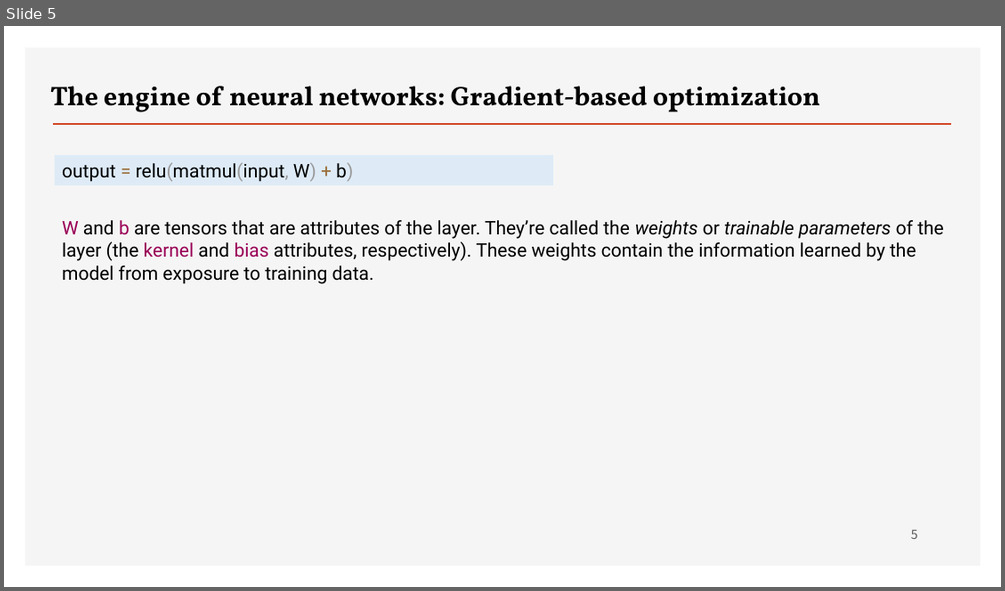
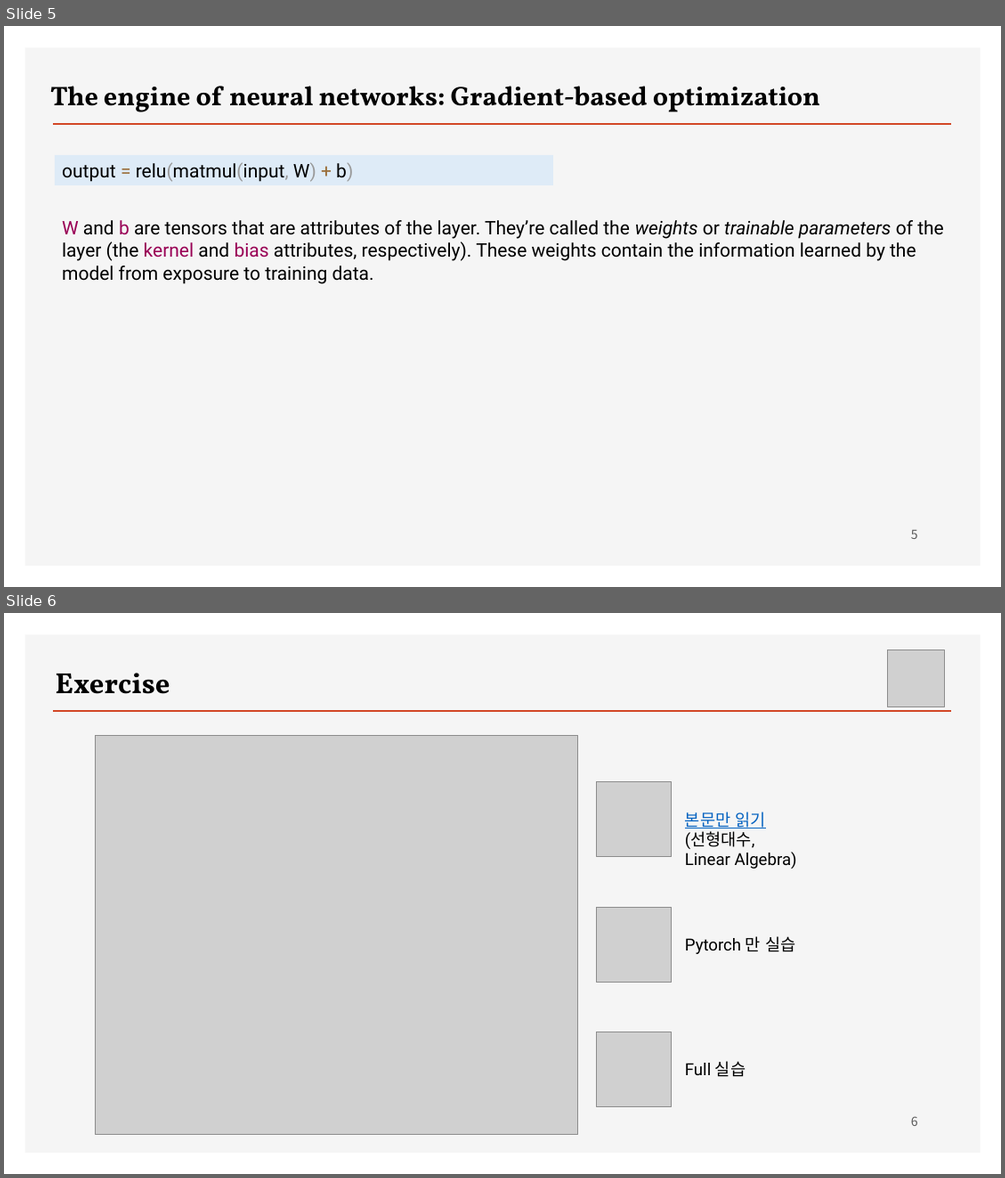
Before and after one commit to ancestor9/2026_Fall_Deep-Learning-with-Python, a slide deck: Chapter 02 The mathematical building blocks of neural networks.pptx. Shown one above the other, each under a label of ours: slide 5 before the commit, slides 5 and 6 after it. The pictures are 1005x591 and 1005x1178 pixels, drawn with LibreOffice and Linux fonts; fonts in the diff are those of the drawing; grey boxes stand for pictures; background and template pictures are left out. Boxes give left, top, right and bottom in pixels: in the first picture for what was removed or moved away, otherwise in the second. Text is boxed around its words. In the diff, an @@ line names an element or a change of style, - is before the commit and + after.

```diff
--- a/Chapter 02 The mathematical building blocks of neural networks.pptx
+++ b/Chapter 02 The mathematical building blocks of neural networks.pptx
@@ slide 6 added at (4,613,1001,1174), background #FFFFFF; not listed: 2 template elements that a slide beside it also shows @@
@@ picture added at (887,650,944,707) @@
@@ text added at (56,673,170,694), 28 pt, text #000000, bold @@
+Exercise
@@ picture added at (96,735,577,1135) @@
@@ picture added at (597,782,672,857) @@
@@ text added at (685,811,797,868), 16 pt, text #000000 @@
+본문만 읽기
+(선형대수,
+Linear Algebra)
@@ picture added at (597,907,672,981) @@
@@ text added at (685,936,795,954), 16 pt, text #000000 @@
+Pytorch 만 실습
@@ picture added at (597,1032,672,1107) @@
@@ text added at (685,1061,745,1077), 16 pt, text #000000 @@
+Full 실습
@@ page number added at (911,1116,918,1126), 12 pt, text #595959 @@
+6
```
